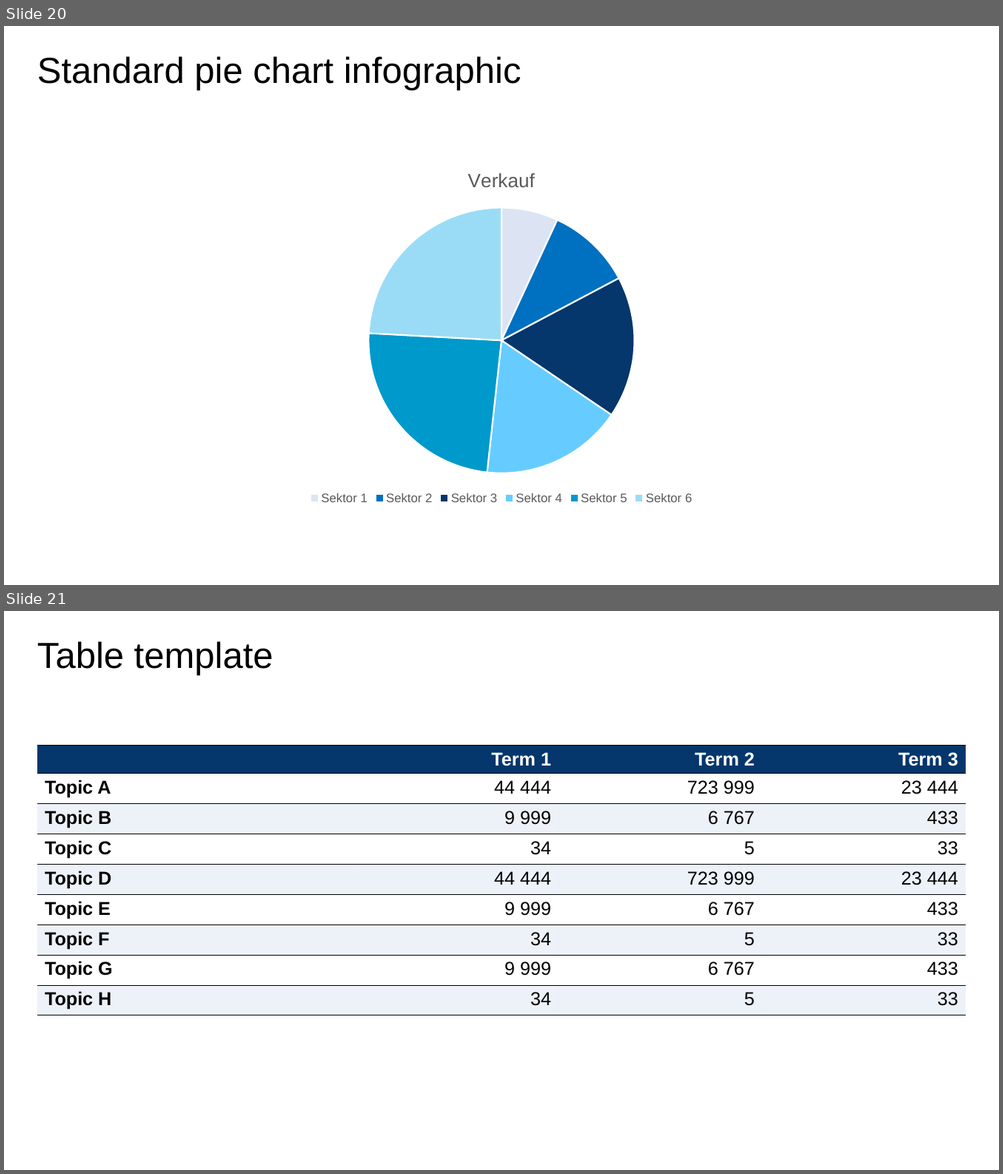
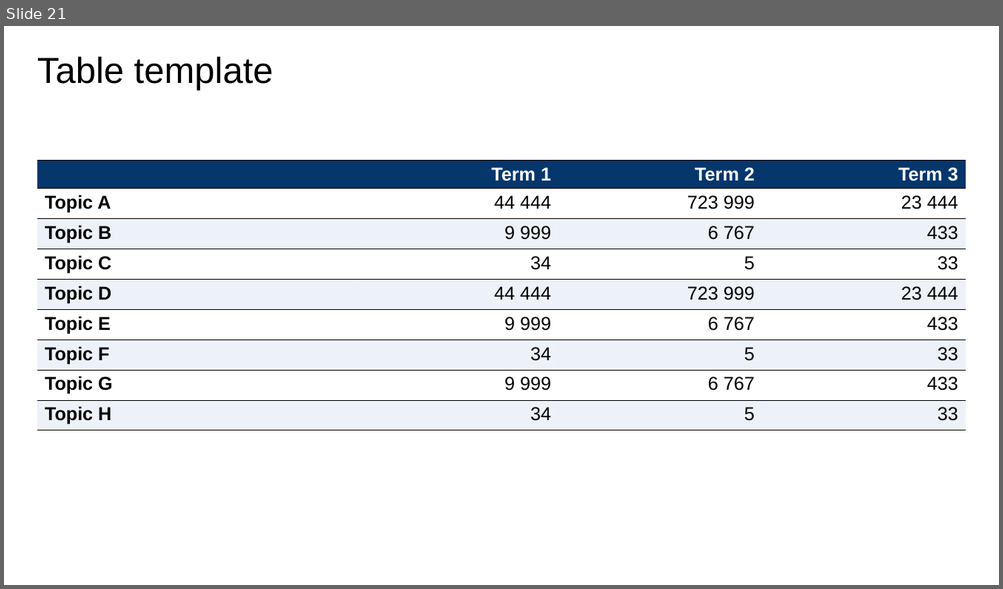
Before and after one commit to Tommy270502/PM4, a slide deck: 6_Video Presentation/PM4_VideoPresentation.pptx. Shown one above the other, each under a label of ours: slides 20 and 21 before the commit, slide 21 after it. The pictures are 1003x1174 and 1003x589 pixels, drawn with LibreOffice and Linux fonts; fonts in the diff are those of the drawing. Boxes give left, top, right and bottom in pixels: in the first picture for what was removed or moved away, otherwise in the second. Text is boxed around its words. In the diff, an @@ line names an element or a change of style, - is before the commit and + after.

```diff
--- a/6_Video Presentation/PM4_VideoPresentation.pptx
+++ b/6_Video Presentation/PM4_VideoPresentation.pptx
@@ slide 20 removed at <box>4,26,999,585</box>, background #FFFFFF @@
@@ title removed at <box>37,56,521,90</box> @@
-Standard pie chart infographic
@@ pie chart removed at <box>37,153,966,508</box> @@
-title "Verkauf"
-categories: Sektor 1, Sektor 2, Sektor 3, Sektor 4, Sektor 5, Sektor 6
-Verkauf: 7, 10, 17, 17, 24, 24
```
Also in this commit, not shown: 5 slides added, 6 other slides removed, 2 other files.
